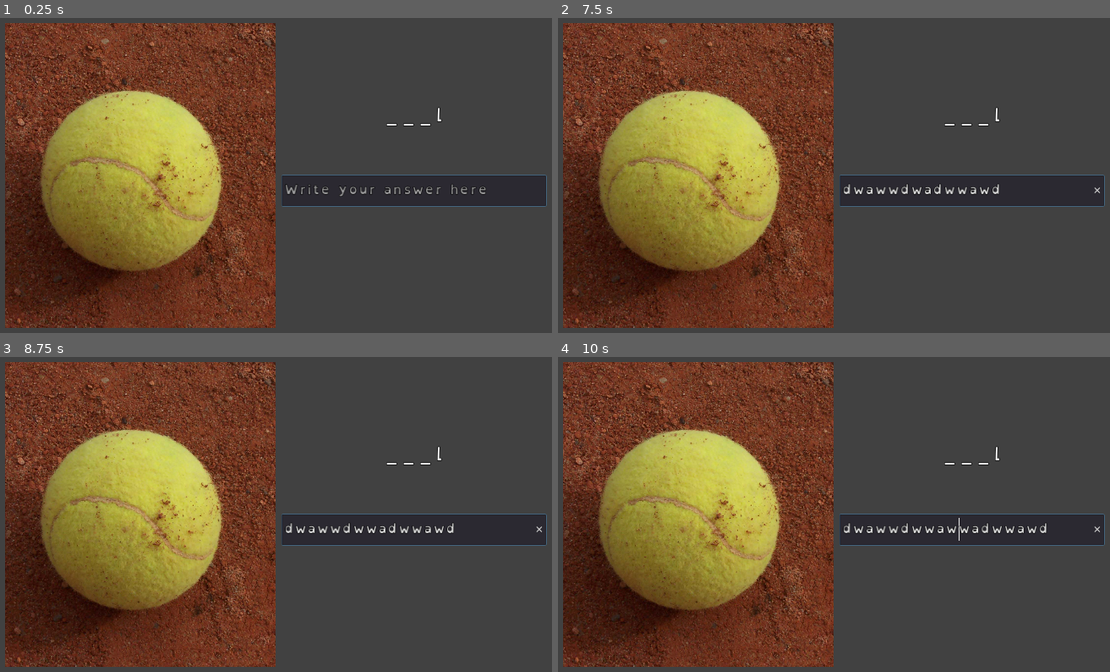
Above: before the commit, frames 1-4 (two rows, left to right).
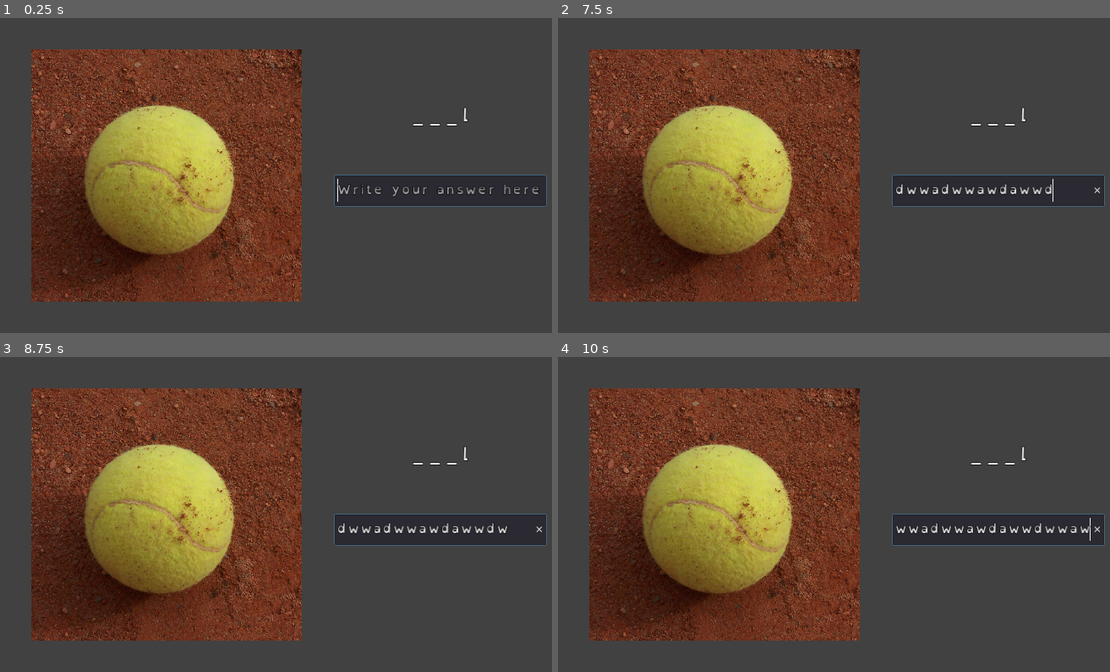
Above: after the commit, the same moments.

Repository: JCpac/LexiaQuest
Game: Godot game, scene res://UI/quizzes/quiz-write-prompt/Quiz-WritePrompt.tscn
The game is run twice, just before and just after one commit, with the same random seed, the same clock (stepped at 60 frames per second) and the same inputs. This scene is started directly instead of the project's main scene.
Inputs (mouse positions are in pixels of both pictures, inside the frame that each line leads up to):
- Up to frame 1 (0.25 s): no input
- Up to frame 2 (7.5 s): tap Enter (ui_accept) at 0.5, 1.35, 2, 2.85, 3.5, 4.35, 5, 5.85, 7.35 s; hold Enter (ui_accept) 0.53-1.28 s; hold D (move_right) 0.53-2.03 s; click (834, 175) at 0.67 s; tap W (jump) at 0.77, 1.52, 3.02, 3.77, 4.52, 6.02, 6.77 s; move the mouse to (696, 194) at 1.27 s; move the mouse to (900, 90) at 2.02 s; hold A (move_left) 2.03-2.78 s; hold Enter (ui_accept) 2.03-2.78 s; move the mouse to (800, 251) at 2.77 s; hold D (move_right) 2.78-4.28 s; click (800, 251) at 2.92 s; move the mouse to (1038, 232) at 3.52 s; hold Enter (ui_accept) 3.53-4.28 s; move the mouse to (629, 118) at 4.27 s; hold A (move_left) 4.28-5.03 s; move the mouse to (867, 175) at 5.02 s; hold D (move_right) 5.03-5.78 s; hold Enter (ui_accept) 5.03-5.78 s; click (867, 175) at 5.17 s; move the mouse to (734, 81) at 5.77 s; hold A (move_left) 5.78-7.28 s; move the mouse to (983, 156) at 6.52 s; hold Enter (ui_accept) 6.53-7.28 s; move the mouse to (696, 194) at 7.27 s; hold D (move_right) from 7.28 s (still down); click (696, 194) at 7.42 s
- Up to frame 3 (8.75 s): keep holding D (move_right); tap W (jump) at 7.52 s; move the mouse to (342, 429) at 8.02 s; hold Enter (ui_accept) from 8.03 s (still down)
- Up to frame 4 (10 s): move the mouse to (800, 590) at 8.77 s; release Enter (ui_accept) at 8.78 s; tap Enter (ui_accept) at 8.85 s; tap W (jump) at 9.02, 9.77 s; move the mouse to (1038, 571) at 9.52 s; release D (move_right) at 9.53 s; hold A (move_left) from 9.53 s (still down); hold Enter (ui_accept) from 9.53 s (still down); click (1038, 571) at 9.67 s

The runs differ from the first frame. In frame 1, 35% of the frame differs, in the area x 0-98%, y 1-99%; in frame 2, 35%; in frame 3, 35%; in frame 4, 35%, in the area x 0-97%, y 1-99%.

Commit message:
Copied `Quiz-WritePrompt` scene to new `Quiz-Hangman` scene
Changed UI to include an explanation of the activity and changed answer to multiple buttons
Script was *not* changed and the UI expects some styles from the branch `quiz-syllables`

Diff:
--- a/UI/quizzes/Quiz-Styles.tres
+++ b/UI/quizzes/Quiz-Styles.tres
@@ -32,6 +32,10 @@
 Button/styles/focus = ExtResource( 2 )
 Label/fonts/font = SubResource( 1 )
 LineEdit/fonts/font = SubResource( 2 )
+MarginContainer/constants/margin_bottom = 50
+MarginContainer/constants/margin_left = 50
+MarginContainer/constants/margin_right = 50
+MarginContainer/constants/margin_top = 50
 Panel/styles/panel = SubResource( 3 )
 PanelContainer/styles/panel = SubResource( 4 )
 VBoxContainer/constants/separation = 40
--- /dev/null
+++ b/UI/quizzes/quiz-hangman/Quiz-Hangman.gd
@@ -0,0 +1,74 @@
+extends PanelContainer
+
+
+# PRELOADS & CONSTS
+
+# SIGNALS
+signal correct
+signal wrong
+
+# EXPORTS
+export(String) var debugTarget = "ball"
+export(int, 0, 10) var debugHintChars = 1
+
+# VARS
+onready var targetImage: TextureRect = $QuizArea/PanelContainer/HSplitContainer/Image/TextureRect
+onready var targetLabel: Label = $QuizArea/PanelContainer/HSplitContainer/Control/Label
+onready var answerLine: LineEdit = $QuizArea/PanelContainer/HSplitContainer/Control/LineEdit
+var target: String
+
+func _ready():
+	_setFocus()
+
+	if OS.is_debug_build() and get_parent() == get_tree().root:
+		prepareQuiz(debugTarget, debugHintChars)
+
+func _gui_input(event):
+	if event is InputEventKey:
+		if event.is_action_pressed("ui_accept"):
+			if _validateAnswer():
+				emit_signal("correct")
+
+				print_debug("Quiz Write Prompt was correct")
+			else:
+				emit_signal("wrong")
+
+				print_debug("Quiz Write Prompt was wrong")
+
+func prepareQuiz(targetWord: String, numOfHintChars: int) -> void:
+	self.target = targetWord
+
+	# Set target image
+	targetImage.texture = load("res://assets/Database/Images/%s.jpg" % targetWord)
+
+	# Restrict `numOfHintChars` and set target word display with random hint characters
+	var targetHalfLength: int = target.length() >> 1
+	if numOfHintChars < 0:
+		numOfHintChars = 0
+	elif numOfHintChars > targetHalfLength:
+		numOfHintChars = targetHalfLength
+	targetLabel.text = _generateTargetWithHintLetters(targetWord, numOfHintChars)
+
+func _generateTargetWithHintLetters(targetWord: String, numOfHintChars: int) -> String:
+	var shownTargetWord: String = "_".repeat(targetWord.length())
+	var chosenHintCharsIndexes: Array = []
+	var rng: RandomNumberGenerator = RandomNumberGenerator.new()
+	rng.randomize()
+
+	while chosenHintCharsIndexes.size() < numOfHintChars:
+		# Choose character index that hasn't been chosen yet
+		var charIndex: int = rng.randi_range(0, targetWord.length()-1)
+		while chosenHintCharsIndexes.has(charIndex):
+			charIndex = rng.randi_range(0, targetWord.length()-1)
+
+		# Display target word's character at the chosen index
+		shownTargetWord[charIndex] = targetWord[charIndex]
+		chosenHintCharsIndexes.append(charIndex)
+
+	return shownTargetWord
+
+func _setFocus() -> void:
+	answerLine.grab_focus()
+
+func _validateAnswer() -> bool:
+	return answerLine.text == target
--- /dev/null
+++ b/UI/quizzes/quiz-hangman/Quiz-Hangman.tscn
@@ -0,0 +1,151 @@
+[gd_scene load_steps=4 format=2]
+
+[ext_resource path="res://assets/Database/Images/ball.jpg" type="Texture" id=1]
+[ext_resource path="res://UI/quizzes/Quiz-Styles.tres" type="Theme" id=2]
+[ext_resource path="res://UI/quizzes/quiz-write-prompt/Quiz-WritePrompt.gd" type="Script" id=3]
+
+[node name="Quiz-WritePrompt" type="PanelContainer"]
+anchor_right = 1.0
+anchor_bottom = 1.0
+theme = ExtResource( 2 )
+script = ExtResource( 3 )
+__meta__ = {
+"_edit_group_": true,
+"_edit_lock_": true,
+"_edit_use_anchors_": false
+}
+
+[node name="Background" type="Panel" parent="."]
+margin_right = 1280.0
+margin_bottom = 720.0
+
+[node name="QuizArea" type="MarginContainer" parent="."]
+margin_right = 1280.0
+margin_bottom = 720.0
+
+[node name="HBoxContainer" type="HBoxContainer" parent="QuizArea"]
+margin_left = 50.0
+margin_top = 50.0
+margin_right = 1230.0
+margin_bottom = 670.0
+alignment = 1
+
+[node name="LeftSide" type="VBoxContainer" parent="QuizArea/HBoxContainer"]
+margin_right = 588.0
+margin_bottom = 620.0
+size_flags_horizontal = 3
+
+[node name="Explanation" type="RichTextLabel" parent="QuizArea/HBoxContainer/LeftSide"]
+margin_right = 588.0
+margin_bottom = 15.0
+bbcode_enabled = true
+bbcode_text = "[center]Seleciona as letras que completam o nome da imagem[/center]"
+text = "Seleciona as letras que completam o nome da imagem"
+fit_content_height = true
+scroll_active = false
+
+[node name="Image" type="MarginContainer" parent="QuizArea/HBoxContainer/LeftSide"]
+margin_top = 55.0
+margin_right = 588.0
+margin_bottom = 620.0
+size_flags_vertical = 3
+
+[node name="TextureRect" type="TextureRect" parent="QuizArea/HBoxContainer/LeftSide/Image"]
+margin_left = 50.0
+margin_top = 50.0
+margin_right = 538.0
+margin_bottom = 515.0
+texture = ExtResource( 1 )
+expand = true
+stretch_mode = 6
+
+[node name="RightSide" type="MarginContainer" parent="QuizArea/HBoxContainer"]
+margin_left = 592.0
+margin_right = 1180.0
+margin_bottom = 620.0
+size_flags_horizontal = 3
+
+[node name="VBoxContainer" type="VBoxContainer" parent="QuizArea/HBoxContainer/RightSide"]
+margin_left = 50.0
+margin_top = 50.0
+margin_right = 538.0
+margin_bottom = 570.0
+
+[node name="Target" type="Label" parent="QuizArea/HBoxContainer/RightSide/VBoxContainer"]
+margin_right = 488.0
+margin_bottom = 63.0
+text = "________"
+align = 1
+
+[node name="Answers" type="GridContainer" parent="QuizArea/HBoxContainer/RightSide/VBoxContainer"]
+margin_top = 261.0
+margin_right = 488.0
+margin_bottom = 361.0
+size_flags_vertical = 6
+columns = 4
+
+[node name="Answer1" type="Button" parent="QuizArea/HBoxContainer/RightSide/VBoxContainer/Answers"]
+margin_right = 119.0
+margin_bottom = 48.0
+size_flags_horizontal = 3
+keep_pressed_outside = true
+text = "a"
+
+[node name="Answer2" type="Button" parent="QuizArea/HBoxContainer/RightSide/VBoxContainer/Answers"]
+margin_left = 123.0
+margin_right = 242.0
+margin_bottom = 48.0
+size_flags_horizontal = 3
+keep_pressed_outside = true
+text = "a"
+
+[node name="Answer3" type="Button" parent="QuizArea/HBoxContainer/RightSide/VBoxContainer/Answers"]
+margin_left = 246.0
+margin_right = 365.0
+margin_bottom = 48.0
+size_flags_horizontal = 3
+keep_pressed_outside = true
+text = "a"
+
+[node name="Answer4" type="Button" parent="QuizArea/HBoxContainer/RightSide/VBoxContainer/Answers"]
+margin_left = 369.0
+margin_right = 488.0
+margin_bottom = 48.0
+size_flags_horizontal = 3
+keep_pressed_outside = true
+text = "a"
+
+[node name="Answer5" type="Button" parent="QuizArea/HBoxContainer/RightSide/VBoxContainer/Answers"]
+margin_top = 52.0
+margin_right = 119.0
+margin_bottom = 100.0
+size_flags_horizontal = 3
+keep_pressed_outside = true
+text = "a"
+
+[node name="Answer6" type="Button" parent="QuizArea/HBoxContainer/RightSide/VBoxContainer/Answers"]
+margin_left = 123.0
+margin_top = 52.0
+margin_right = 242.0
+margin_bottom = 100.0
+size_flags_horizontal = 3
+keep_pressed_outside = true
+text = "a"
+
+[node name="Answer7" type="Button" parent="QuizArea/HBoxContainer/RightSide/VBoxContainer/Answers"]
+margin_left = 246.0
+margin_top = 52.0
+margin_right = 365.0
+margin_bottom = 100.0
+size_flags_horizontal = 3
+keep_pressed_outside = true
+text = "a"
+
+[node name="Answer8" type="Button" parent="QuizArea/HBoxContainer/RightSide/VBoxContainer/Answers"]
+margin_left = 369.0
+margin_top = 52.0
+margin_right = 488.0
+margin_bottom = 100.0
+size_flags_horizontal = 3
+keep_pressed_outside = true
+text = "a"
